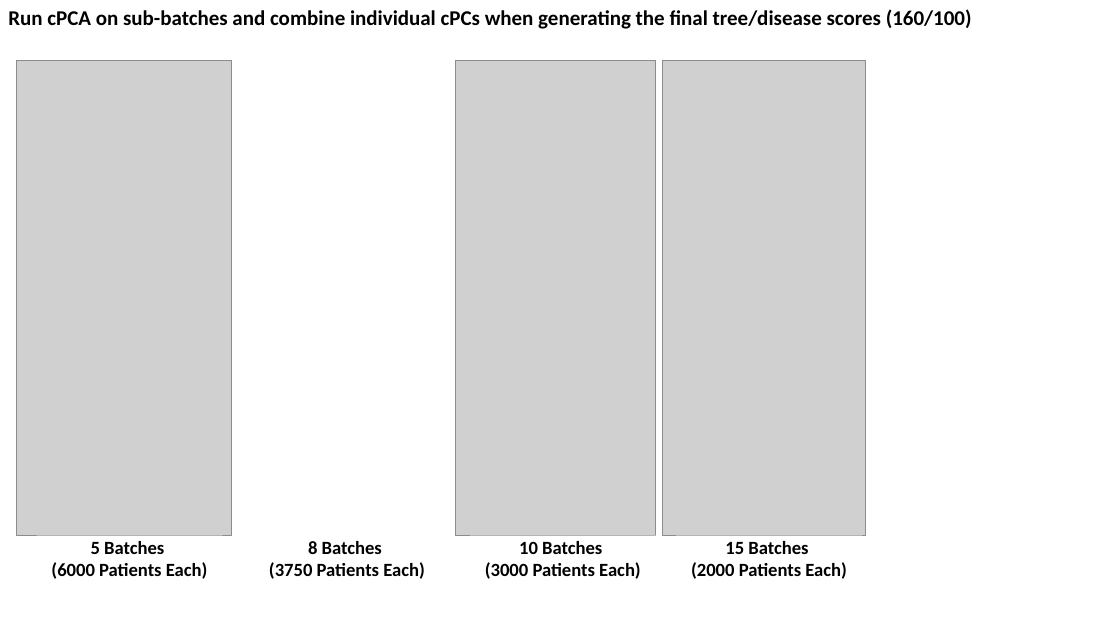
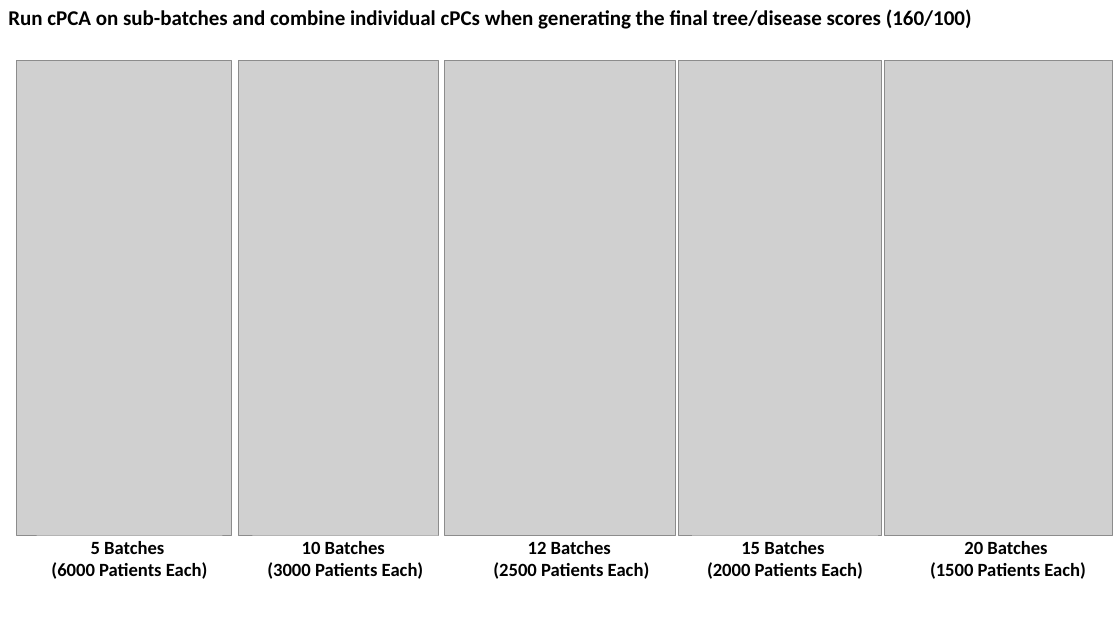
Before and after one commit to zhaohanxiong/OxfordCVM, a slide deck: slide 21 of job_results.pptx. Drawn at 1120x630 pixels with LibreOffice and Linux fonts; fonts in the diff are those of the drawing; grey boxes stand for pictures. Boxes give left, top, right and bottom in pixels: in the first picture for what was removed or moved away, otherwise in the second. Text is boxed around its words. In the diff, an @@ line names an element or a change of style, - is before the commit and + after.

Commit message:
added results for 160/100

```diff
--- a/job_results.pptx
+++ b/job_results.pptx
@@ picture: place and size @@
-picture at [455, 60, 655, 536]
+picture at [238, 60, 438, 536]
@@ picture added at [444, 60, 676, 536] @@
@@ picture: place and size @@
-picture at [663, 60, 866, 536]
+picture at [679, 60, 882, 536]
@@ picture added at [885, 60, 1112, 536] @@
@@ rectangle "10 Batches": place and size @@
-rectangle "10 Batches" at [470, 536, 655, 581]
+rectangle "10 Batches" at [253, 536, 439, 581]
@@ rectangle added at [479, 536, 665, 581], fill #FFFFFF, 16 pt, text #000000, bold @@
+12 Batches
+(2500 Patients Each)
@@ rectangle "15 Batches": place and size @@
-rectangle "15 Batches" at [676, 536, 862, 581]
+rectangle "15 Batches" at [692, 536, 878, 581]
@@ rectangle added at [915, 536, 1101, 581], fill #FFFFFF, 16 pt, text #000000, bold @@
+20 Batches
+(1500 Patients Each)
@@ text removed at [269, 541, 425, 579] @@
-8 Batches
-(3750 Patients Each)
```
